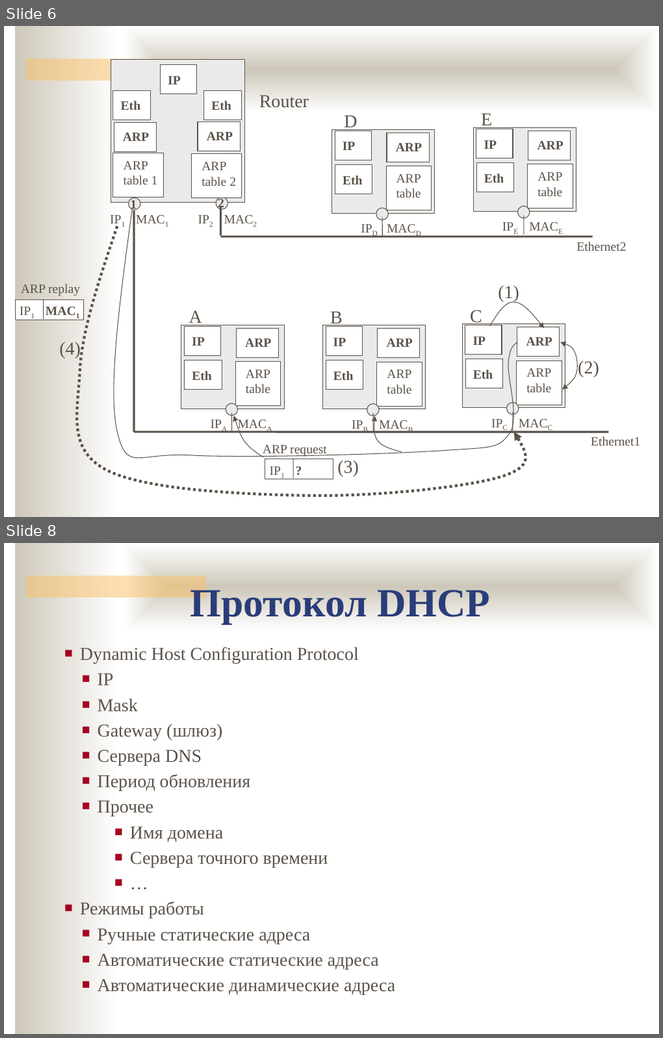
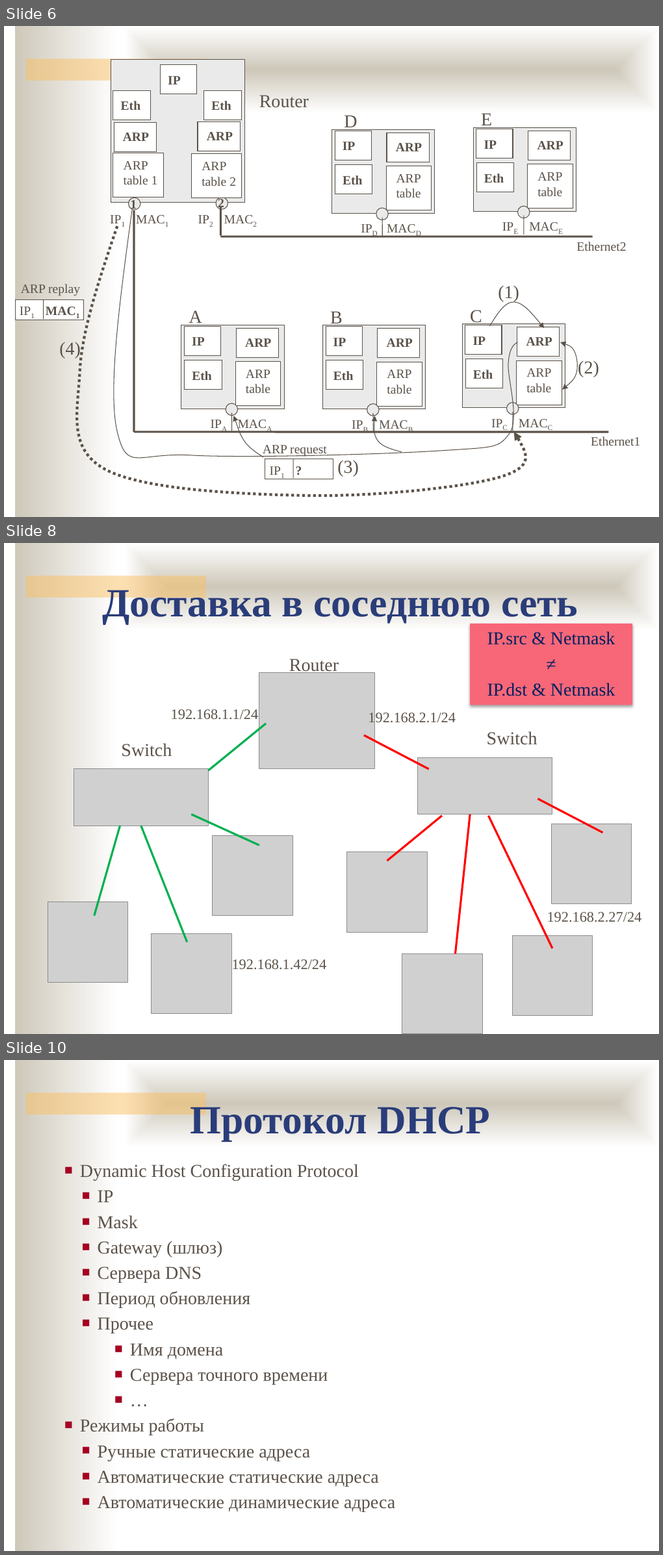
Before and after one commit to ukoloff/nets, a slide deck: 10.pptx. Shown one above the other, each under a label of ours: slides 6 and 8 before the commit, slides 6, 8 and 10 after it; the slides between them are not shown. The pictures are 663x1038 and 663x1555 pixels, drawn with LibreOffice and Linux fonts; fonts in the diff are those of the drawing; grey boxes stand for pictures; background and template pictures are left out. Boxes give left, top, right and bottom in pixels: in the first picture for what was removed or moved away, otherwise in the second. Text is boxed around its words. In the diff, an @@ line names an element or a change of style, - is before the commit and + after.

```diff
--- a/10.pptx
+++ b/10.pptx
@@ slide 8 added at [4,543,659,1034], background #FFFFFF; not listed: 3 template elements that a slide beside it also shows @@
@@ text added at [102,585,578,624], 44 pt, text #2A3D7A, bold @@
+Доставка в соседнюю сеть
@@ rectangle added at [470,624,633,705], fill #F76778, 20 pt, text #002060 @@
+IP.src & Netmask
+≠
+IP.dst & Netmask
@@ text added at [289,659,339,675], 20 pt, text #5B5249 @@
+Router
@@ picture added at [259,673,375,769] @@
@@ text added at [171,709,259,720], 16 pt, text #5B5249 @@
+192.168.1.1/24
@@ text added at [368,711,456,726], 16 pt, text #5B5249 @@
+192.168.2.1/24
@@ line added from (208, 771) to (266, 724), #00B050 2.25 pt @@
@@ line added from (363, 735) to (429, 769), #FF0000 2.25 pt @@
@@ text added at [487,731,538,745], 20 pt, text #5B5249 @@
+Switch
@@ text added at [121,743,172,757], 20 pt, text #5B5249 @@
+Switch
@@ picture added at [74,769,208,826] @@
@@ picture added at [418,758,553,815] @@
@@ line added from (191, 814) to (259, 846), #00B050 2.25 pt @@
@@ line added from (442, 815) to (388, 861), #FF0000 2.25 pt @@
@@ line added from (470, 814) to (456, 954), #FF0000 2.25 pt @@
@@ line added from (489, 815) to (553, 949), #FF0000 2.25 pt @@
@@ line added from (538, 799) to (603, 833), #FF0000 2.25 pt @@
@@ line added from (120, 826) to (94, 916), #00B050 2.25 pt @@
@@ line added from (141, 826) to (187, 943), #00B050 2.25 pt @@
@@ picture added at [551,824,632,904] @@
@@ picture added at [213,836,293,917] @@
@@ picture added at [347,852,428,933] @@
@@ picture added at [48,902,129,982] @@
@@ text added at [547,912,642,923], 16 pt, text #5B5249 @@
+192.168.2.27/24
@@ picture added at [152,934,232,1014] @@
@@ picture added at [512,936,593,1017] @@
@@ text added at [232,960,327,970], 16 pt, text #5B5249 @@
+192.168.1.42/24
@@ picture added at [402,954,483,1034] @@
@@ what was slide 8 is now slide 10 @@
```
Also in this commit, not shown: 2 slides changed, 2 other slides added, 1 slide removed.
